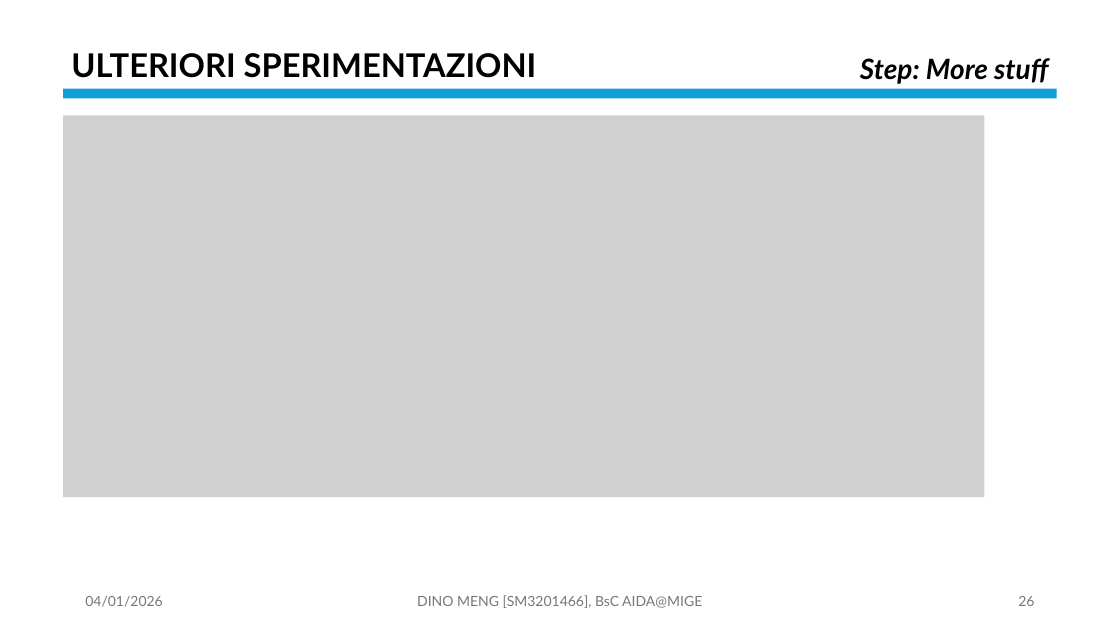
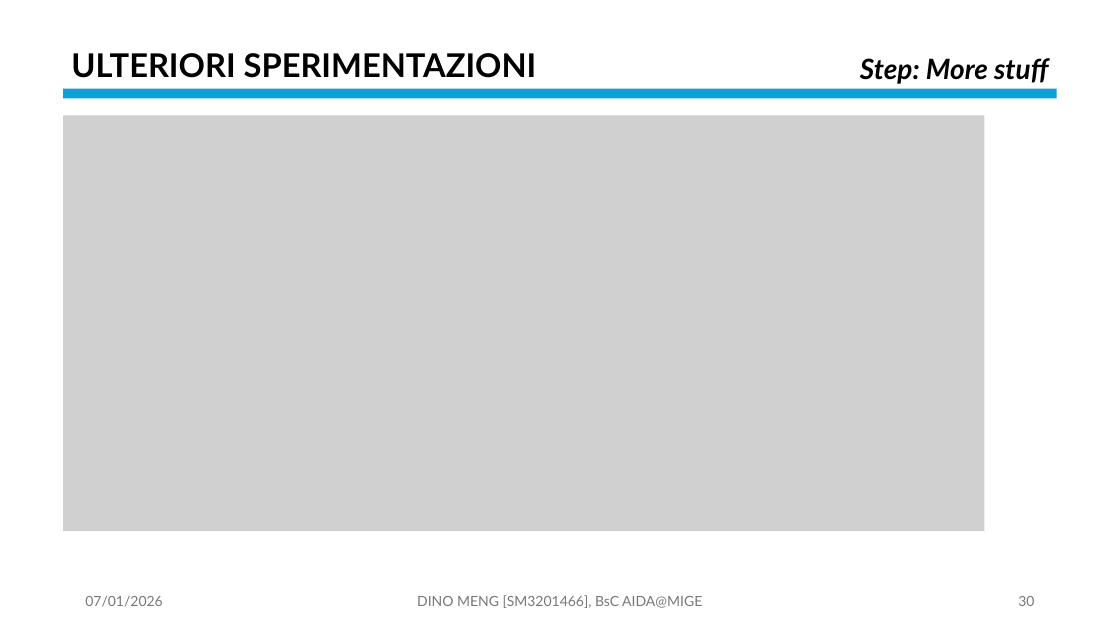
Before and after one commit to OdinMeng/AIDA-UNIVERSITY-NOTES-2025-2026, a slide deck: slide 30 of Complex Systems/project/PresentationPROJECTSM3201466.pptx (slide 26 before the commit). Drawn at 1120x630 pixels with LibreOffice and Linux fonts; fonts in the diff are those of the drawing; grey boxes stand for pictures. Boxes give left, top, right and bottom in pixels: in the first picture for what was removed or moved away, otherwise in the second. Text is boxed around its words. In the diff, an @@ line names an element or a change of style, - is before the commit and + after.

```diff
--- a/Complex Systems/project/PresentationPROJECTSM3201466.pptx
+++ b/Complex Systems/project/PresentationPROJECTSM3201466.pptx
@@ picture: place and size @@
-picture at <box>63,116,985,497</box>
+picture at <box>63,116,985,532</box>
@@ text at <box>85,596,162,607</box>: text changed @@
-04/01/2026
+07/01/2026
@@ page number at <box>1018,596,1034,606</box>: text changed @@
-26
+30
```
Also in this commit, not shown: 28 other slides changed, 9 slides added, 7 other files.
